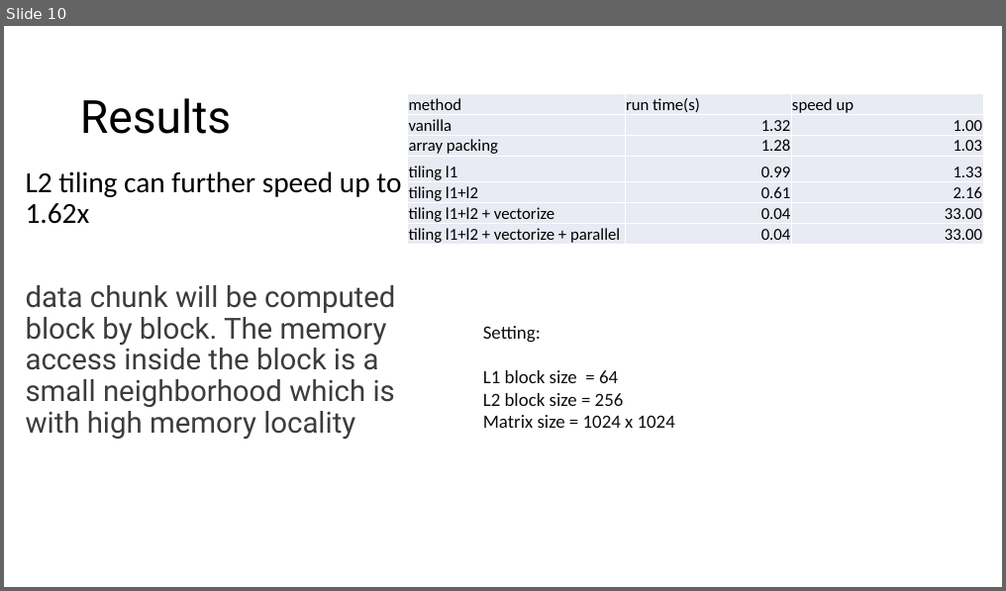
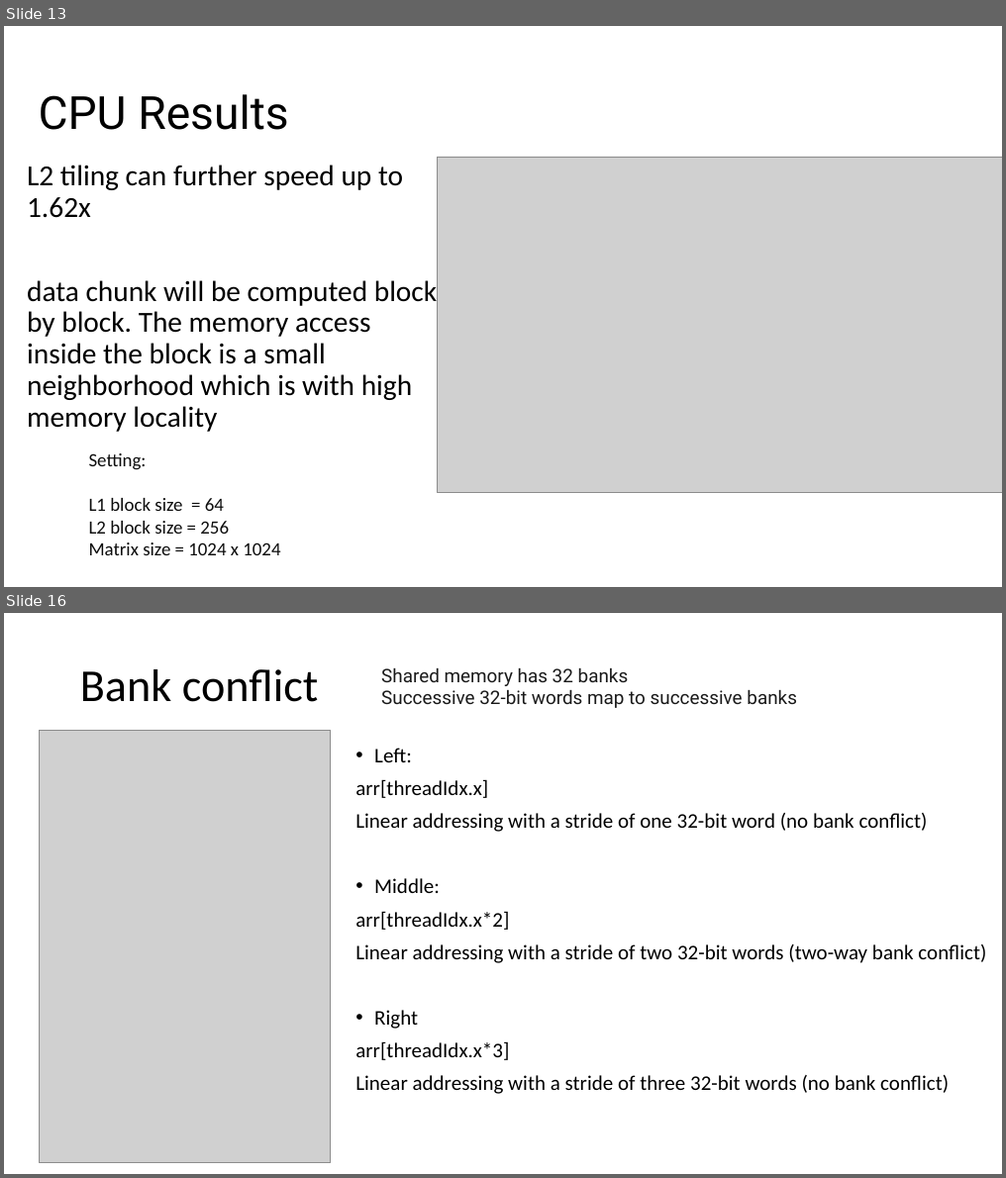
Before and after one commit to LukeLIN-web/CS345, a slide deck: project/finalpre.pptx. Shown one above the other, each under a label of ours: slide 10 before the commit, slides 13 and 16 after it; the slides between them are not shown. The pictures are 1006x591 and 1006x1178 pixels, drawn with LibreOffice and Linux fonts; fonts in the diff are those of the drawing; grey boxes stand for pictures. Boxes give left, top, right and bottom in pixels: in the first picture for what was removed or moved away, otherwise in the second. Text is boxed around its words. In the diff, an @@ line names an element or a change of style, - is before the commit and + after.

```diff
--- a/project/finalpre.pptx
+++ b/project/finalpre.pptx
@@ slide 16 added at bbox=[4, 613, 1002, 1174], background #FFFFFF @@
@@ title added at bbox=[80, 669, 318, 702], 44 pt, text #000000 @@
+Bank conflict
@@ text added at bbox=[381, 668, 797, 708], 18 pt, text #1A1A1A @@
+Shared memory has 32 banks
+Successive 32-bit words map to successive banks
@@ picture added at bbox=[40, 730, 331, 1163] @@
@@ text added at bbox=[355, 748, 986, 1094], 20 pt, text #000000 @@
+• Left:
+arr[threadIdx.x]
+Linear addressing with a stride of one 32-bit word (no bank conflict)
+• Middle:
+arr[threadIdx.x*2]
+Linear addressing with a stride of two 32-bit words (two-way bank conflict)
+• Right
+arr[threadIdx.x*3]
+Linear addressing with a stride of three 32-bit words (no bank conflict)
@@ what was slide 10 is now slide 13 @@
@@ slide 13 changed as well @@
@@ text at bbox=[39, 94, 288, 130]: text changed @@
-Results
+CPU Results
@@ table removed at bbox=[408, 93, 982, 247], 7 rows, 3 columns @@
-method | run time(s) | speed up
-vanilla | 1.32 | 1.00
-array packing | 1.28 | 1.03
-tiling l1 | 0.99 | 1.33
-tiling l1+l2 | 0.61 | 2.16
-tiling l1+l2 + vectorize | 0.04 | 33.00
-tiling l1+l2 + vectorize + parallel | 0.04 | 33.00
@@ text "L2 tiling can further speed ...": place and size @@
-text "L2 tiling can further speed ..." at bbox=[26, 172, 401, 440]
+text "L2 tiling can further speed ..." at bbox=[27, 165, 437, 432]
@@ picture added at bbox=[437, 157, 1002, 493] @@
@@ text at bbox=[27, 280, 437, 432]: font Roboto to Calibri, text colour #3C3C3C to #000000 in "data chunk will be computed block by ..." @@
@@ text "Setting:": place and size @@
-text "Setting:" at bbox=[483, 326, 675, 428]
+text "Setting:" at bbox=[89, 454, 280, 556]
```
Also in this commit, not shown: 8 other slides changed, 8 other slides added, 4 slides removed, 3 other files.
